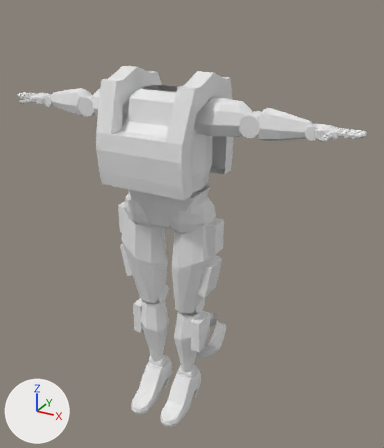
An edit to the Blender file Criação de Personagens II/Proxy Model.blend, drawn before and after from the same camera.
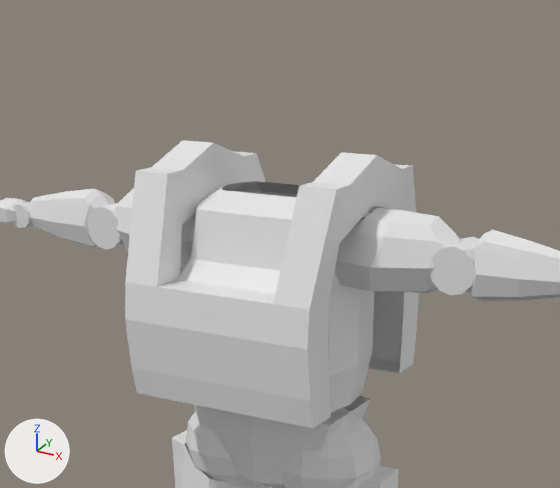
Each version is shown whole from a 50 mm lens placed at (1.88, -3.07, 3.17), pointed at (0.13, 0.11, 1.58), then close up on the part from 10% to 78% of the width and 0% to 51% of the height. Every picture has the same lights, and +X, +Y and +Z are marked at lower left. The first two pictures are the older version.

Objects in the first close-up: 'Character'.
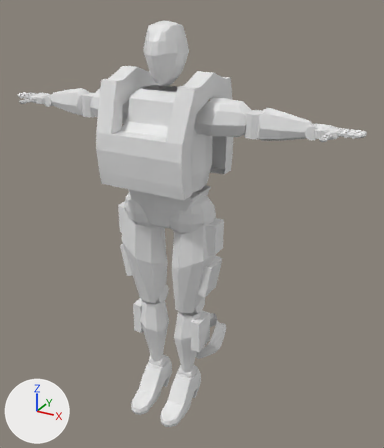
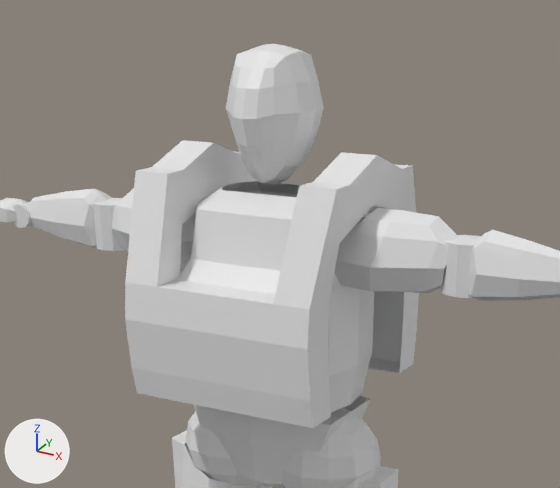
The edits, one by one:
me_character is used by ob_character; location (0.0, 0.0, 0.0).
me_character had 1772 vertices, 1727 faces and spanned x -1.32..0.0, y -0.38..0.38, z 0.0..2.7.
me_character now has 1829 vertices, 1775 faces and spans x -1.32..0.0, y -0.38..0.38, z 0.0..3.0.
me_character part 1: a new loose piece of 57 vertices spanning x -0.14..0.0, y -0.18..0.19, z 2.59..3.0.
Part 2, on me_character:
26 vertices move from x -0.7..-0.56, y -0.08..0.07, z 2.33..2.48 to x -0.72..-0.57, y -0.08..0.07, z 2.33..2.48.

Location of each change, [x1, y1, x2, y2] in pixels of the close-ups (560 x 488 px; the box of a moved part takes in the faces that stretch with it):
'Character', reshaped: before [0, 140, 560, 488]; after [0, 44, 560, 488]
part 1 of me_character, added: after [226, 44, 324, 185]
part 2 of me_character, moved or reshaped: before [88, 203, 479, 295]; after [93, 198, 481, 298]
